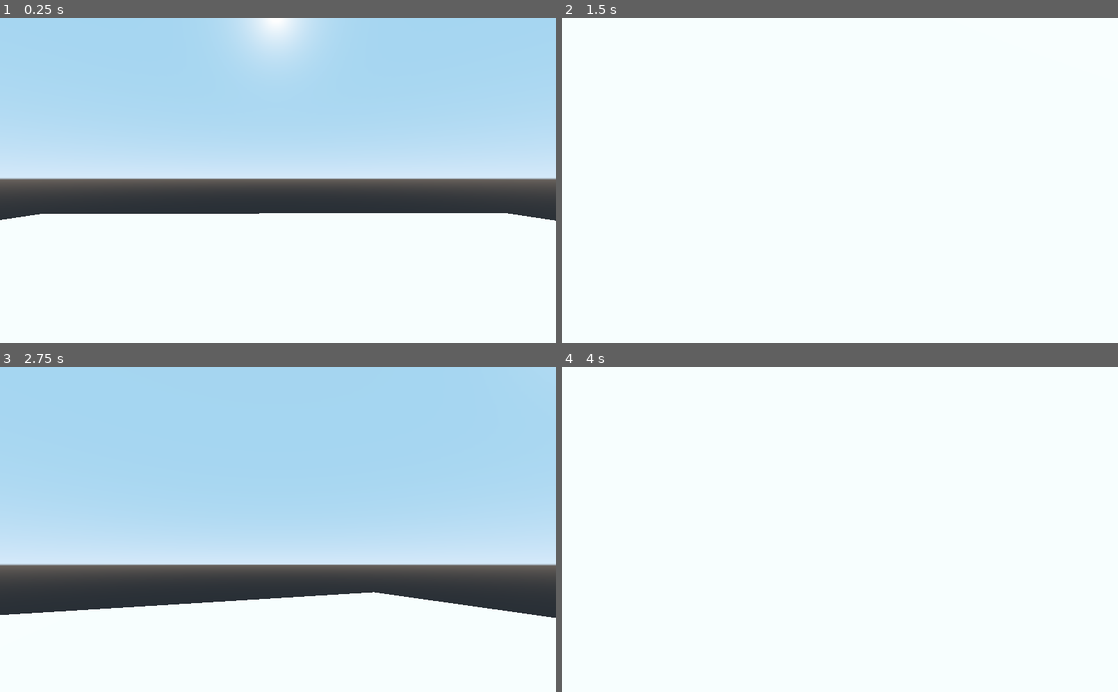
Above: before the commit, frames 1-4 (two rows, left to right).
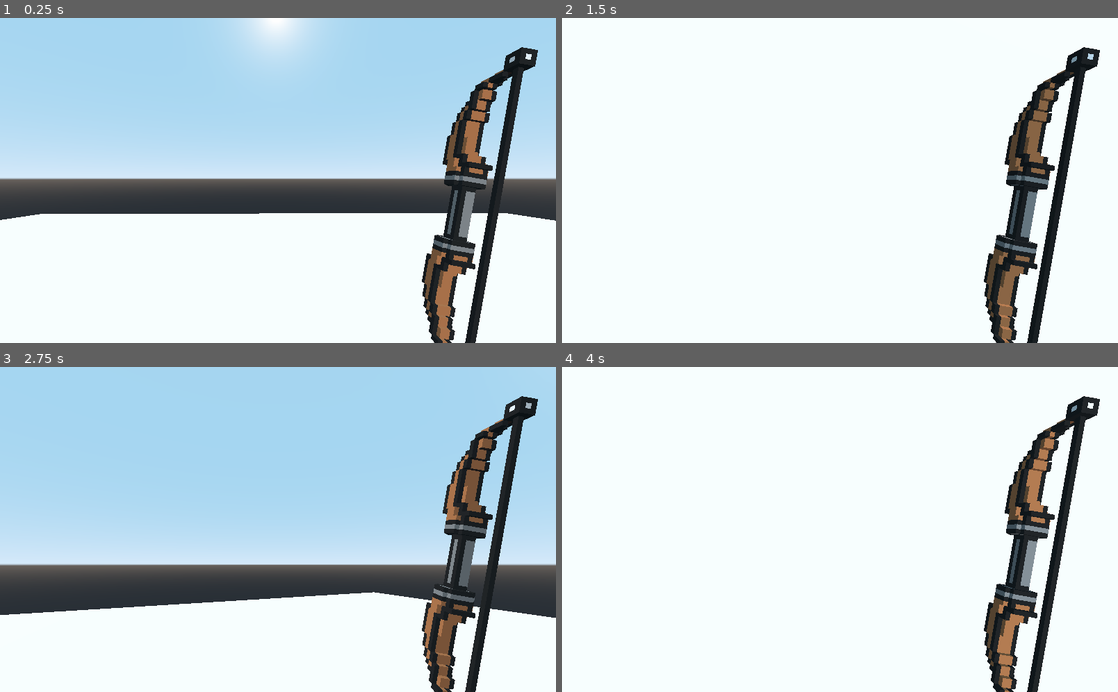
Above: after the commit, the same moments.

Repository: Wellbek/GamePhysicsSPP
Game: Godot game, scene res://Scenes/PrototypeScene.tscn
Two runs of this game, one before a commit and one after it. Both use one fixed random seed, a clock stepped at 60 frames per second and the inputs below. The project has no main scene, so this scene is started directly.
Inputs (mouse positions are in pixels of both pictures, inside the frame that each line leads up to):
- Up to frame 1 (0.25 s): no input
- Up to frame 2 (1.5 s): tap Enter at 0.5 s; move the mouse to (962, 164) at 0.52 s; click (962, 164) at 0.6 s; tap Space at 1.25 s; move the mouse to (728, 196) at 1.27 s; tap Ctrl (show_mouse) at 1.35 s
- Up to frame 3 (2.75 s): click (166, 545) at 1.55 s; tap Enter at 2 s; move the mouse to (333, 458) at 2.02 s; click (333, 458) at 2.1 s
- Up to frame 4 (4 s): tap Space at 2.75 s; move the mouse to (812, 594) at 2.77 s; click (812, 594) at 2.85 s; tap Enter at 3.5 s; move the mouse to (1006, 578) at 3.52 s; tap Ctrl (show_mouse) at 3.6 s; click (1006, 578) at 3.8 s

The runs differ from the first frame. In frame 1, 6.5% of the frame differs, in the area x 75-97%, y 8-100%; in frame 2, 6.6%; in frame 3, 6.3%; in frame 4, 6.6%.

Commit message:
Added bow model with animation playing on mouse click

Diff:
--- /dev/null
+++ b/Final Game/Assets/Bow/bow_mat.tres
@@ -0,0 +1,6 @@
+[gd_resource type="SpatialMaterial" load_steps=2 format=2]
+
+[ext_resource path="res://Assets/Bow/palette.png" type="Texture" id=1]
+
+[resource]
+albedo_texture = ExtResource( 1 )
--- /dev/null
+++ b/Final Game/Instances/bow.tscn
@@ -0,0 +1,162 @@
+[gd_scene load_steps=10 format=2]
+
+[ext_resource path="res://Assets/Bow/bow_upper_string.obj" type="ArrayMesh" id=1]
+[ext_resource path="res://Assets/Bow/arrow.obj" type="ArrayMesh" id=2]
+[ext_resource path="res://Assets/Bow/bow_upper_limb.obj" type="ArrayMesh" id=3]
+[ext_resource path="res://Assets/Bow/bow_grip.obj" type="ArrayMesh" id=4]
+[ext_resource path="res://Assets/Bow/bow_lower_string.obj" type="ArrayMesh" id=5]
+[ext_resource path="res://Assets/Bow/bow_lower_limb.obj" type="ArrayMesh" id=6]
+[ext_resource path="res://Assets/Bow/bow_mat.tres" type="Material" id=7]
+[ext_resource path="res://Scripts/Player/Combat.gd" type="Script" id=8]
+
+[sub_resource type="Animation" id=1]
+resource_name = "bow_draw_animation"
+length = 0.5
+tracks/0/type = "value"
+tracks/0/path = NodePath("bow_lower_limb:rotation_degrees")
+tracks/0/interp = 1
+tracks/0/loop_wrap = true
+tracks/0/imported = false
+tracks/0/enabled = true
+tracks/0/keys = {
+"times": PoolRealArray( 0, 0.5 ),
+"transitions": PoolRealArray( 1, 1 ),
+"update": 0,
+"values": [ Vector3( 0, 0, 0 ), Vector3( 0, 5, 0 ) ]
+}
+tracks/1/type = "value"
+tracks/1/path = NodePath("bow_upper_limb:rotation_degrees")
+tracks/1/interp = 1
+tracks/1/loop_wrap = true
+tracks/1/imported = false
+tracks/1/enabled = true
+tracks/1/keys = {
+"times": PoolRealArray( 0, 0.5 ),
+"transitions": PoolRealArray( 1, 1 ),
+"update": 0,
+"values": [ Vector3( 0, 0, 0 ), Vector3( 0, -5, 0 ) ]
+}
+tracks/2/type = "value"
+tracks/2/path = NodePath("arrow:translation")
+tracks/2/interp = 1
+tracks/2/loop_wrap = true
+tracks/2/imported = false
+tracks/2/enabled = true
+tracks/2/keys = {
+"times": PoolRealArray( 0, 0.5 ),
+"transitions": PoolRealArray( 1, 1 ),
+"update": 0,
+"values": [ Vector3( -0.0104837, -0.197257, 1.88986 ), Vector3( -0.0104837, -0.197257, 0.0623689 ) ]
+}
+tracks/3/type = "value"
+tracks/3/path = NodePath("bow_upper_limb/bow_upper_string:rotation_degrees")
+tracks/3/interp = 1
+tracks/3/loop_wrap = true
+tracks/3/imported = false
+tracks/3/enabled = true
+tracks/3/keys = {
+"times": PoolRealArray( 0, 0.5 ),
+"transitions": PoolRealArray( 1, 1 ),
+"update": 0,
+"values": [ Vector3( 0, 0, 0 ), Vector3( 0, 35, 0 ) ]
+}
+tracks/4/type = "value"
+tracks/4/path = NodePath("bow_upper_limb/bow_upper_string:scale")
+tracks/4/interp = 1
+tracks/4/loop_wrap = true
+tracks/4/imported = false
+tracks/4/enabled = true
+tracks/4/keys = {
+"times": PoolRealArray( 0, 0.5 ),
+"transitions": PoolRealArray( 1, 1 ),
+"update": 0,
+"values": [ Vector3( 1, 1, 1 ), Vector3( 1.13, 1, 1 ) ]
+}
+tracks/5/type = "value"
+tracks/5/path = NodePath("bow_lower_limb/bow_lower_string:rotation_degrees")
+tracks/5/interp = 1
+tracks/5/loop_wrap = true
+tracks/5/imported = false
+tracks/5/enabled = true
+tracks/5/keys = {
+"times": PoolRealArray( 0, 0.5 ),
+"transitions": PoolRealArray( 1, 1 ),
+"update": 0,
+"values": [ Vector3( 0, 0, 0 ), Vector3( 0, -35, 0 ) ]
+}
+tracks/6/type = "value"
+tracks/6/path = NodePath("bow_lower_limb/bow_lower_string:scale")
+tracks/6/interp = 1
+tracks/6/loop_wrap = true
+tracks/6/imported = false
+tracks/6/enabled = true
+tracks/6/keys = {
+"times": PoolRealArray( 0, 0.5 ),
+"transitions": PoolRealArray( 1, 1 ),
+"update": 0,
+"values": [ Vector3( 1, 1, 1 ), Vector3( 1.13, 1, 1 ) ]
+}
+tracks/7/type = "value"
+tracks/7/path = NodePath("arrow:visible")
+tracks/7/interp = 1
+tracks/7/loop_wrap = true
+tracks/7/imported = false
+tracks/7/enabled = true
+tracks/7/keys = {
+"times": PoolRealArray( 0, 0.1, 0.5 ),
+"transitions": PoolRealArray( 1, 1, 1 ),
+"update": 1,
+"values": [ false, true, true ]
+}
+
+[node name="bow" type="Spatial"]
+script = ExtResource( 8 )
+
+[node name="bow_grip_mesh" type="MeshInstance" parent="."]
+transform = Transform( 1, 0, 0, 0, 1, 0, 0, 0, 1, 0, -1.35, -0.3 )
+mesh = ExtResource( 4 )
+material/0 = ExtResource( 7 )
+
+[node name="bow_lower_limb" type="Spatial" parent="."]
+transform = Transform( 1, 0, 0, 0, 1, 0, 0, 0, 1, 0.6, 0, 0 )
+
+[node name="bow_lower_limb_mesh" type="MeshInstance" parent="bow_lower_limb"]
+transform = Transform( 1, 0, 0, 0, 1, 0, 0, 0, 1, -0.6, -1.35, -0.3 )
+mesh = ExtResource( 6 )
+material/0 = ExtResource( 7 )
+
+[node name="bow_lower_string" type="Spatial" parent="bow_lower_limb"]
+transform = Transform( 1, 0, 0, 0, 1, 0, 0, 0, 1, 2.3, 0, -0.75 )
+
+[node name="bow_lower_string_mesh" type="MeshInstance" parent="bow_lower_limb/bow_lower_string"]
+transform = Transform( 1, 0, 0, 0, 1, 0, 0, 0, 1, -2.9, -1.35, 0.45 )
+mesh = ExtResource( 5 )
+material/0 = ExtResource( 7 )
+
+[node name="bow_upper_limb" type="Spatial" parent="."]
+transform = Transform( 1, 0, 0, 0, 1, 0, 0, 0, 1, -0.6, 0, 0 )
+
+[node name="bow_upper_limb_mesh" type="MeshInstance" parent="bow_upper_limb"]
+transform = Transform( 1, 0, 0, 0, 1, 0, 0, 0, 1, 0.6, -1.35, -0.3 )
+mesh = ExtResource( 3 )
+material/0 = ExtResource( 7 )
+
+[node name="bow_upper_string" type="Spatial" parent="bow_upper_limb"]
+transform = Transform( 1, 0, 0, 0, 1, 0, 0, 0, 1, -2.3, 0, -0.75 )
+
+[node name="bow_upper_string_mesh" type="MeshInstance" parent="bow_upper_limb/bow_upper_string"]
+transform = Transform( 1, 0, 0, 0, 1, 0, 0, 0, 1, 2.9, -1.35, 0.45 )
+mesh = ExtResource( 1 )
+material/0 = ExtResource( 7 )
+
+[node name="arrow" type="Spatial" parent="."]
+transform = Transform( 1, 0, 0, 0, 1, 0, 0, 0, 1, -0.0104837, -0.197257, 1.88986 )
+visible = false
+
+[node name="arrow_mesh" type="MeshInstance" parent="arrow"]
+transform = Transform( 1, 0, 0, 0, 1, 0, 0, 0, 1, 0.05, -1.35, 0 )
+mesh = ExtResource( 2 )
+material/0 = ExtResource( 7 )
+
+[node name="AnimationPlayer" type="AnimationPlayer" parent="."]
+anims/bow_draw_animation = SubResource( 1 )
--- a/Final Game/Scenes/PrototypeScene.tscn
+++ b/Final Game/Scenes/PrototypeScene.tscn
@@ -1,6 +1,7 @@
-[gd_scene load_steps=5 format=2]
+[gd_scene load_steps=6 format=2]
 
 [ext_resource path="res://Scripts/Player/Movement.gd" type="Script" id=1]
+[ext_resource path="res://Instances/bow.tscn" type="PackedScene" id=2]
 
 [sub_resource type="CapsuleShape" id=1]
 radius = 0.5
@@ -26,6 +27,9 @@
 [node name="FirstPersonCamera" type="Camera" parent="Character"]
 transform = Transform( 1, 0, 0, 0, 1, 0, 0, 0, 1, 0, -0.5, 0 )
 
+[node name="bow" parent="Character/FirstPersonCamera" instance=ExtResource( 2 )]
+transform = Transform( 0.0312567, 0.177265, 5.86514e-08, 0.177265, -0.0312567, 0, 1.01847e-08, 5.77604e-08, -0.18, 0.731, -0.132, -0.928 )
+
 [node name="Ground" type="RigidBody" parent="."]
 mode = 1
 
--- /dev/null
+++ b/Final Game/Scripts/Player/Combat.gd
@@ -0,0 +1,14 @@
+extends Spatial
+
+
+onready var bow_animator = $AnimationPlayer
+
+func _process(delta):
+	if Input.is_action_just_pressed("shoot"):
+		bow_animator.play("bow_draw_animation")
+
+	if Input.is_action_just_released("shoot"):
+		bow_animator.stop(true) # stops current animation
+		bow_animator.seek(0, true) # resets animation to default
+
+		# To Do: Shoot the actual projectile here
--- a/Final Game/project.godot
+++ b/Final Game/project.godot
@@ -25,6 +25,11 @@
 "events": [ Object(InputEventKey,"resource_local_to_scene":false,"resource_name":"","device":0,"alt":false,"shift":false,"control":false,"meta":false,"command":false,"pressed":false,"scancode":16777238,"unicode":0,"echo":false,"script":null)
  ]
 }
+shoot={
+"deadzone": 0.5,
+"events": [ Object(InputEventMouseButton,"resource_local_to_scene":false,"resource_name":"","device":0,"alt":false,"shift":false,"control":false,"meta":false,"command":false,"button_mask":0,"position":Vector2( 0, 0 ),"global_position":Vector2( 0, 0 ),"factor":1.0,"button_index":1,"pressed":false,"doubleclick":false,"script":null)
+ ]
+}
 
 [rendering]
 
Not shown, added: Final Game/Assets/Bow/arrow.obj
Not shown, added: Final Game/Assets/Bow/arrow.obj.import
Not shown, added: Final Game/Assets/Bow/bow_grip.obj
Not shown, added: Final Game/Assets/Bow/bow_grip.obj.import
Not shown, added: Final Game/Assets/Bow/bow_lower_limb.obj
Not shown, added: Final Game/Assets/Bow/bow_lower_limb.obj.import
Not shown, added: Final Game/Assets/Bow/bow_lower_string.obj
Not shown, added: Final Game/Assets/Bow/bow_lower_string.obj.import
Not shown, added: Final Game/Assets/Bow/bow_upper_limb.obj
Not shown, added: Final Game/Assets/Bow/bow_upper_limb.obj.import
Not shown, added: Final Game/Assets/Bow/bow_upper_string.obj
Not shown, added: Final Game/Assets/Bow/bow_upper_string.obj.import
(and 2 more such lines)
